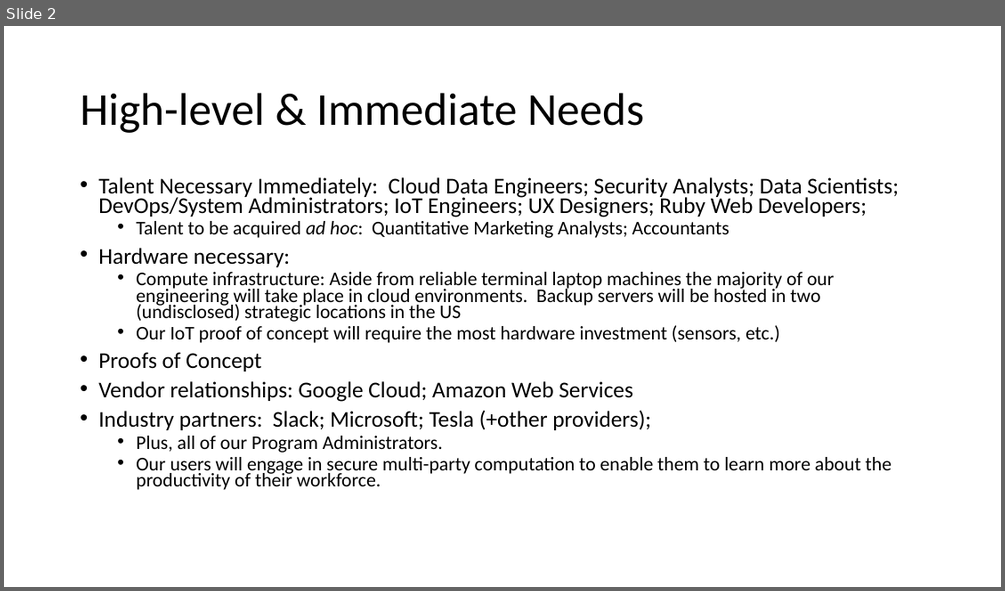
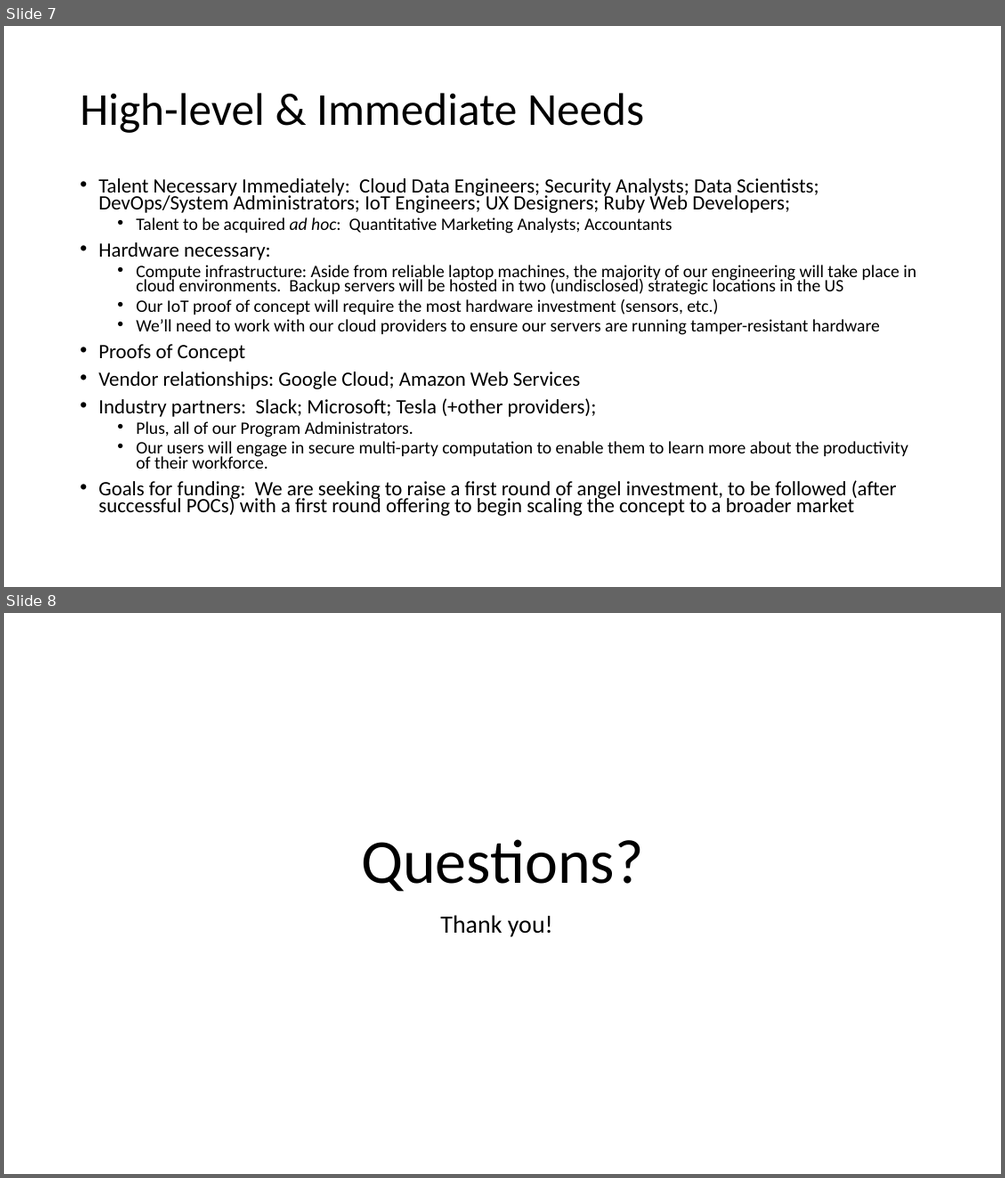
Before and after one commit to paulmattheww/csci-e-11-challenges-opportunities-bigdata-iot-cybersecurity, a slide deck: Business Proposal.pptx. Shown one above the other, each under a label of ours: slide 2 before the commit, slides 7 and 8 after it. The pictures are 1005x591 and 1005x1178 pixels, drawn with LibreOffice and Linux fonts; fonts in the diff are those of the drawing. Boxes give left, top, right and bottom in pixels: in the first picture for what was removed or moved away, otherwise in the second. Text is boxed around its words. In the diff, an @@ line names an element or a change of style, - is before the commit and + after.

```diff
--- a/Business Proposal.pptx
+++ b/Business Proposal.pptx
@@ slide 8 added at [4, 613, 1001, 1174], background #FFFFFF @@
@@ title added at [361, 839, 644, 892], 60 pt, text #000000 @@
+Questions?
@@ subtitle added at [440, 915, 553, 937], 24 pt, text #000000 @@
+Thank you!
@@ what was slide 2 is now slide 7 @@
@@ slide 7 changed as well @@
@@ text at [98, 178, 908, 468]: size 21.7 to 19.6 pt in "Talent Necessary Immediately: Cloud Data Engineers; Security ...", "Hardware necessary:", "Proofs of Concept", "Vendor relationships: Google Cloud; Amazon Web Services" and 1 more places; size 18.6 to 16.8 pt in "Talent to be acquired ad hoc: Quantitative ...", "Our IoT proof of concept will require ...", "Plus, all of our Program Administrators.", "Our users will engage in secure multi-party ..." @@
@@ text at [136, 265, 916, 295]: text changed; size 18.6 to 16.8 pt @@
-  • Compute infrastructure: Aside from reliable terminal laptop machines the majority of our engineering will take place in cloud environments. Backup servers will be hosted in two (undisclosed) strategic locations in the US
+  • Compute infrastructure: Aside from reliable laptop machines, the majority of our engineering will take place in cloud environments. Backup servers will be hosted in two (undisclosed) strategic locations in the US
@@ text at [136, 319, 880, 335]: paragraph added @@
+  • We’ll need to work with our cloud providers to ensure our servers are running tamper-resistant hardware
@@ text at [98, 480, 897, 516]: paragraph added @@
+• Goals for funding: We are seeking to raise a first round of angel investment, to be followed (after successful POCs) with a first round offering to begin scaling the concept to a broader market
```
Also in this commit, not shown: 3 other slides changed, 3 other slides added, 3 other files.
